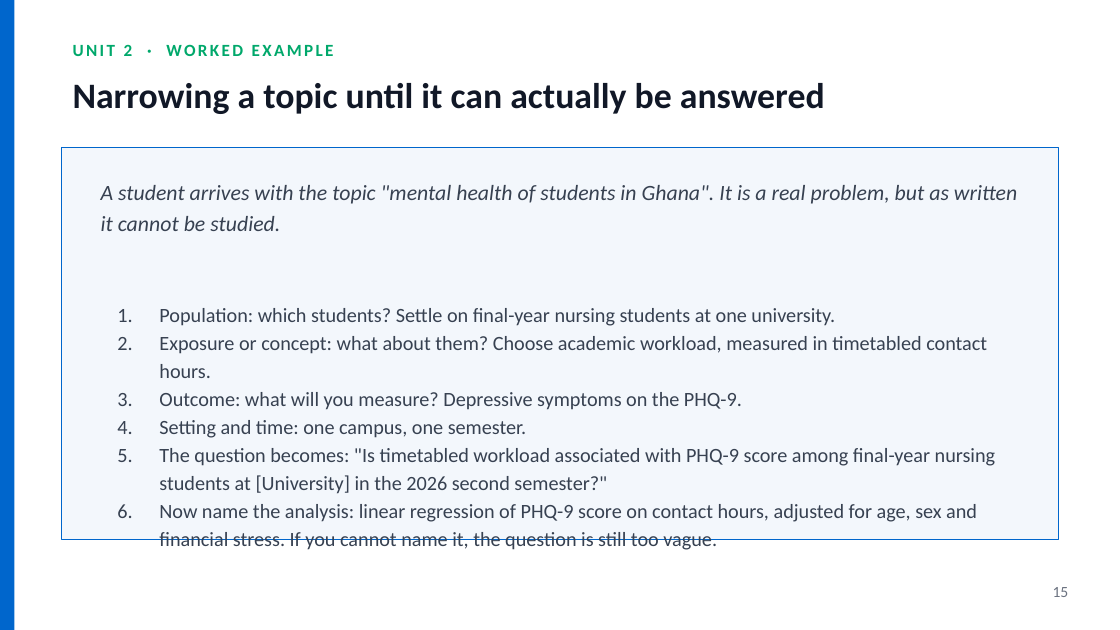
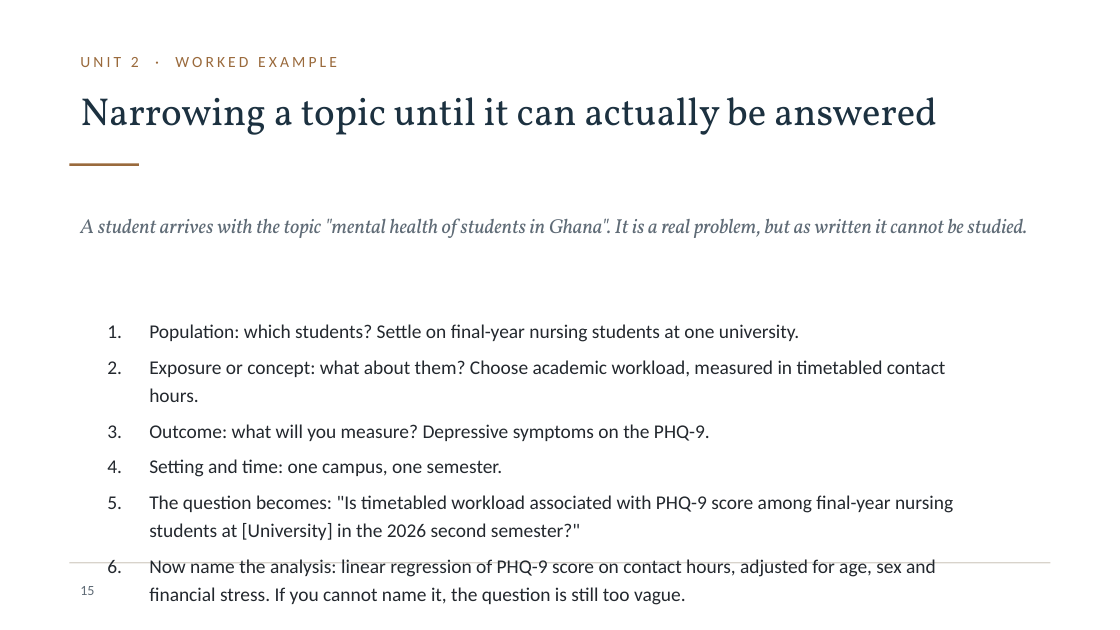
Before and after one commit to JesseAnak7534/ICBB, a slide deck: slide 15 of icbb-website/materials/research-methods/unit-02-slides.pptx. Drawn at 1120x630 pixels with LibreOffice and Linux fonts; fonts in the diff are those of the drawing; background and template pictures are left out. Boxes give left, top, right and bottom in pixels: in the first picture for what was removed or moved away, otherwise in the second. Text is boxed around its words. In the diff, an @@ line names an element or a change of style, - is before the commit and + after.

```diff
--- a/icbb-website/materials/research-methods/unit-02-slides.pptx
+++ b/icbb-website/materials/research-methods/unit-02-slides.pptx
@@ rectangle removed at (0, 0, 15, 630) @@
@@ text "UNIT 2 · WORKED EXAMPLE": place and size @@
-text "UNIT 2 · WORKED EXAMPLE" at (73, 44, 334, 56)
+text "UNIT 2 · WORKED EXAMPLE" at (80, 57, 337, 67)
@@ text "UNIT 2 · WORKED EXAMPLE" at (80, 57, 337, 67): size 11 to 10 pt, text colour #00A86B to #9A6A3C, letter spacing 1.5 to 2 pt, bold off @@
@@ text "Narrowing a topic until it ...": place and size @@
-text "Narrowing a topic until it ..." at (73, 83, 825, 114)
+text "Narrowing a topic until it ..." at (80, 97, 937, 135)
@@ text "Narrowing a topic until it ..." at (80, 97, 937, 135): size 23 to 25 pt, font Calibri to Vollkorn, text colour #111827 to #1C3140, bold off @@
@@ rectangle removed at (62, 148, 1058, 540) @@
@@ rectangle added at (69, 164, 139, 166), fill #9A6A3C @@
@@ text "A student arrives with the ...": place and size @@
-text "A student arrives with the ..." at (101, 185, 1017, 231)
+text "A student arrives with the ..." at (80, 218, 1027, 238)
@@ text "A student arrives with the ..." at (80, 218, 1027, 238): size 14 to 13 pt, font Calibri to Vollkorn, text colour #374151 to #5F6B76; line spacing 1.2 to 1.24 @@
@@ text "Population: which students? Settle on ...": place and size @@
-text "Population: which students? Settle on ..." at (159, 308, 995, 550)
+text "Population: which students? Settle on ..." at (149, 324, 953, 605)
@@ text "Population: which students? Settle on ..." at (149, 324, 953, 605): size 13 to 12.5 pt, text colour #374151 to #23282E; line spacing 1.15 to 1.2; more space between paragraphs @@
@@ rectangle added at (69, 562, 1051, 563), fill #D8D3CB @@
@@ page number: place and size @@
-page number at (1053, 587, 1069, 597)
+page number at (80, 586, 94, 595)
@@ page number at (80, 586, 94, 595): size 10 to 9 pt, text colour #6B7280 to #5F6B76 @@
```
Also in this commit, not shown: 18 other slides changed, 49 other files.
